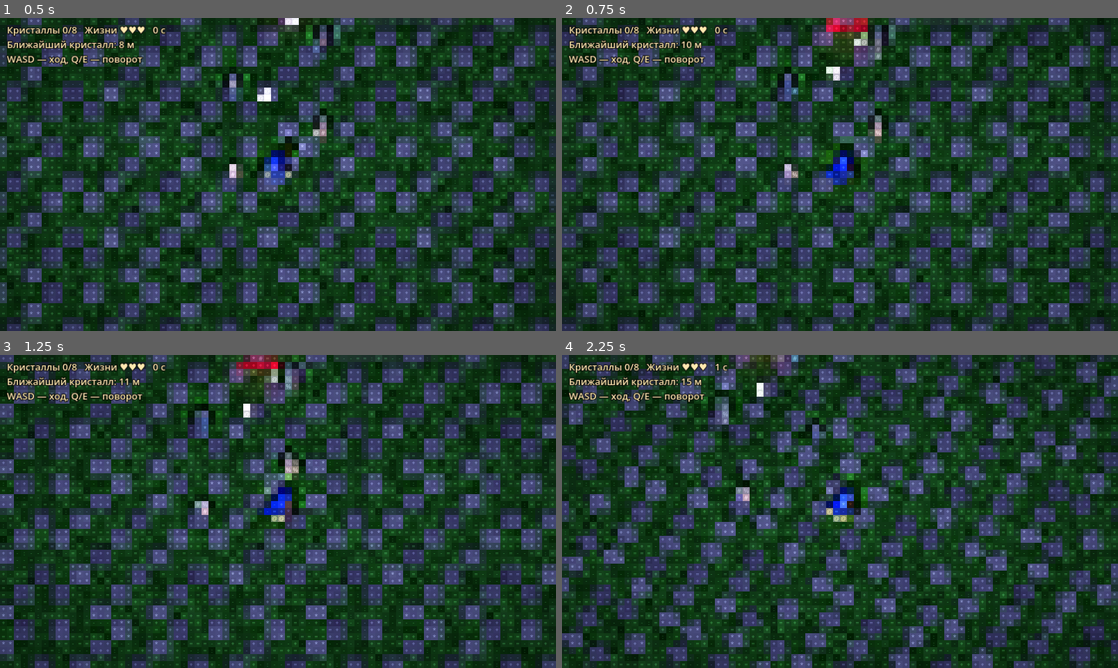
Above: before the commit, frames 1-4 (two rows, left to right).
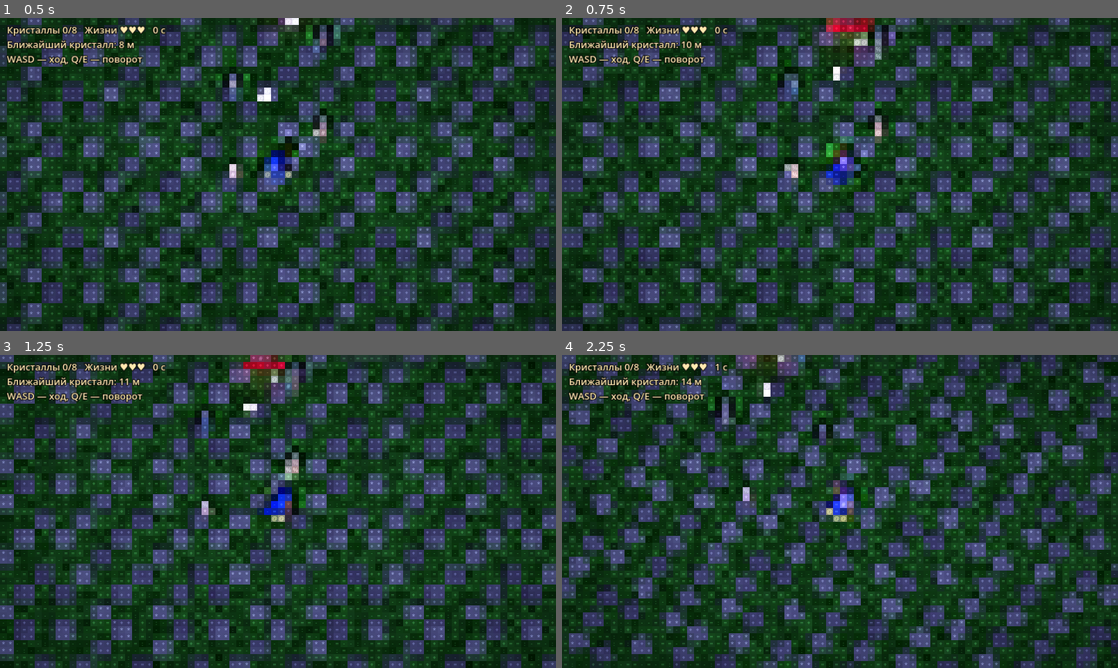
Above: after the commit, the same moments.

Repository: arteick/proxy-test
Game: Godot game, scene res://main.tscn
Two runs of this game, one before a commit and one after it. Both use one fixed random seed, a clock stepped at 60 frames per second and the inputs below.
Inputs (mouse positions are in pixels of both pictures, inside the frame that each line leads up to):
- Up to frame 1 (0.5 s): no input
- Up to frame 2 (0.75 s): tap Enter at 0.5 s; move the mouse to (962, 158) at 0.52 s; hold D from 0.53 s (still down); tap R at 0.6 s; click (962, 158) at 0.67 s
- Up to frame 3 (1.25 s): keep holding D
- Up to frame 4 (2.25 s): move the mouse to (728, 527) at 1.27 s; release D at 1.28 s; hold S 1.28-2.03 s; tap Q at 1.35 s; click (728, 527) at 1.42 s; move the mouse to (895, 442) at 2.02 s; hold D from 2.03 s (still down); hold E from 2.03 s (still down); click (895, 442) at 2.17 s

Frame 1 is identical in both runs. In frame 2, 20% of the frame differs, in the area x 0-100%, y 0-100%; in frame 3, 20%; in frame 4, 38%.

Commit message:
Чат: огненный шар мага
Co-Authored-By: Claude Sonnet 5.5 <noreply@anthropic.com>
Claude-Session: https://claude.ai/code/session_01Hh6cswp935rwqqsuvLEFeR

Diff:
--- /dev/null
+++ b/godot/scripts/fireball.gd
@@ -0,0 +1,73 @@
+extends RefCounted
+# Огненный шар мага: логика состояний без сцены (тестируется headless) и маленькая модель-вид.
+# ЛКМ удержание — раскрутка посоха и рост шара; отпустить — шар летит вперёд; ПКМ при удержании ЛКМ — отмена, шар гаснет.
+
+const CHARGE_TIME := 2.0 # секунд до полного шара
+const MIN_CHARGE := 0.15 # меньший шар при отпускании просто гаснет
+const FADE_TIME := 1.5
+const FLY_SPEED := 6.0 # шар летит медленно
+const FLY_LIFE := 3.0
+const SLOW := 0.4 # множитель скорости героя при раскрутке
+const MAX_RADIUS := 0.7
+
+var state := "charging" # charging | flying | fading | gone
+var charge := 0.0
+var fade := 1.0
+var life := FLY_LIFE
+var pos := Vector3.ZERO
+var dir := Vector3.ZERO
+
+# Герой замедляется, только пока шар копится.
+static func speed_mult(ball) -> float:
+	return SLOW if ball != null and ball.state == "charging" else 1.0
+
+func radius() -> float:
+	return MAX_RADIUS * (0.15 + 0.85 * charge) * fade
+
+# Один шаг. lmb/rmb — кнопки мыши сейчас. Отпускание ЛКМ запускает шар (state -> flying), ПКМ — отмена (fading).
+func update(dt: float, lmb: bool, rmb: bool) -> void:
+	match state:
+		"charging":
+			if rmb and lmb:
+				state = "fading"
+			elif not lmb:
+				state = "flying" if charge >= MIN_CHARGE else "gone"
+			else:
+				charge = minf(1.0, charge + dt / CHARGE_TIME)
+		"flying":
+			pos += dir * FLY_SPEED * dt
+			life -= dt
+			if life <= 0.0:
+				state = "gone"
+		"fading":
+			fade -= dt / FADE_TIME
+			if fade <= 0.0:
+				state = "gone"
+
+static func make_node(parent: Node3D) -> Node3D:
+	var n := Node3D.new()
+	var m := StandardMaterial3D.new()
+	m.albedo_color = Color("ff7a1a")
+	m.emission_enabled = true
+	m.emission = Color("ff5a00")
+	m.emission_energy_multiplier = 3.0
+	var s := SphereMesh.new(); s.radius = 1.0; s.height = 2.0
+	s.radial_segments = 12; s.rings = 6
+	var mi := MeshInstance3D.new()
+	mi.mesh = s
+	mi.material_override = m
+	n.add_child(mi)
+	var l := OmniLight3D.new()
+	l.light_color = Color("ff7a1a")
+	l.omni_range = 8.0
+	n.add_child(l)
+	n.set_meta("light", l)
+	parent.add_child(n)
+	return n
+
+# scale_k — масштаб героя (Move.marker_scale), чтобы шар не терялся на дальнем виде.
+static func apply(n: Node3D, ball, scale_k: float, t: float) -> void:
+	var r: float = ball.radius() * scale_k * (1.0 + sin(t * 18.0) * 0.06)
+	n.position = ball.pos
+	n.scale = Vector3.ONE * maxf(r, 0.001)
+	n.get_meta("light").light_energy = 2.5 * ball.fade * (0.3 + 0.7 * ball.charge) / maxf(r, 0.001)
--- a/godot/scripts/hero.gd
+++ b/godot/scripts/hero.gd
@@ -5,6 +5,7 @@
 const CAPE_LEN := 0.42
 const STAFF_GRIP := 1.0 # высота pivot посоха над землёй (низ шеста = 0)
 const STAFF_Z := -0.55 # посох впереди героя (он смотрит в -Z)
+const STAFF_OVERHEAD := 2.9 # высота вращающегося посоха над героем
 const ARM_REACH := 0.7 # правая рука вынесена вперёд к посоху (+rotation.x по X тянет кисть в -Z)
 
 var body := Node3D.new()
@@ -14,6 +15,9 @@
 var step_phase := 0.0
 var amp := 0.0
 var prev_face := 0.0
+var casting := false # ЛКМ: посох раскручивается над головой
+var cast_amt := 0.0
+var spin := 0.0
 var arm_l := Node3D.new(); var arm_r := Node3D.new()
 var leg_l := Node3D.new(); var leg_r := Node3D.new()
 
@@ -151,10 +155,12 @@
 	body.rotation.y = s * 0.14 * amp
 	body.rotation.z = -s * 0.05 * amp
 	# правая рука тянется вперёд; посох стоит на земле, при шаге переставляется вперёд-назад и чуть отрывается
-	arm_r.rotation.x = ARM_REACH
-	staff.position.z = STAFF_Z - c * 0.14 * amp
-	staff.position.y = STAFF_GRIP + maxf(0.0, s) * 0.12 * amp
-	staff.rotation.x = -0.06 + c * 0.05 * amp
+	cast_amt = lerpf(cast_amt, 1.0 if casting else 0.0, minf(1.0, dt * 6.0))
+	spin += dt * 14.0 * cast_amt
+	arm_r.rotation.x = lerpf(ARM_REACH, 2.9, cast_amt)
+	staff.position = Vector3(0.47, STAFF_GRIP, STAFF_Z - c * 0.14 * amp).lerp(Vector3(0, STAFF_OVERHEAD, 0), cast_amt)
+	staff.position.y += maxf(0.0, s) * 0.12 * amp * (1.0 - cast_amt)
+	staff.rotation = Vector3(-0.06 + c * 0.05 * amp, 0.0, 0.0).lerp(Vector3(0.0, spin, PI / 2.0), cast_amt)
 	# шлейф: пружина по скорости поворота героя (влево-вправо) + волна вдоль ткани при ходьбе
 	cape_lag = lerpf(cape_lag, clampf(-turn * 0.06, -0.8, 0.8), minf(1.0, dt * 6.0))
 	for i in cape_segs.size():
--- a/godot/scripts/world.gd
+++ b/godot/scripts/world.gd
@@ -7,6 +7,7 @@
 const Level = preload("res://scripts/level.gd")
 const Actors = preload("res://scripts/actors.gd")
 const Lighting = preload("res://scripts/lighting.gd")
+const Fireball = preload("res://scripts/fireball.gd")
 # Сцена целиком в коде: колонны, персонаж, свет, камера и ASCII-постобработка.
 
 const FAR := 60.0
@@ -30,6 +31,10 @@
 var hud: Label
 var ascii_mat: ShaderMaterial
 var run_seed := 1
+var ball: Fireball # шар, который копится над головой
+var ball_node: Node3D
+var flying: Array = [] # [Fireball, Node3D]
+var ball_blocked := false # после отмены ждём отпускания ЛКМ
 
 func _ready() -> void:
 	colliders = Level.build(self) + Level.build_ruins(self)
@@ -106,17 +111,51 @@
 		light.flash()
 	hud.text = Hud.text(game, hero.position)
 
+func _update_fireball(dt: float, lmb: bool, rmb: bool) -> void:
+	if not lmb:
+		ball_blocked = false
+	var ms := Move.marker_scale(zoom)
+	if ball == null and lmb and not rmb and not ball_blocked and game.state == "play":
+		ball = Fireball.new()
+		ball_node = Fireball.make_node(self)
+	if ball != null:
+		ball.update(dt, lmb, rmb)
+		ball.pos = hero.position + Vector3(0, 3.7 * ms, 0)
+		if ball.state == "fading":
+			ball_blocked = true
+		if ball.state == "flying":
+			ball.dir = Vector3(0, 0, -1).rotated(Vector3.UP, hero.rotation.y)
+			ball.pos = hero.position + Vector3(0, 3.7 * ms, 0) + ball.dir * 0.8
+			flying.append([ball, ball_node])
+			ball = null
+		elif ball.state == "gone":
+			ball_node.queue_free()
+			ball = null
+		else:
+			Fireball.apply(ball_node, ball, ms, t)
+	for f in flying.duplicate():
+		f[0].update(dt, false, false)
+		if f[0].state == "gone":
+			f[1].queue_free()
+			flying.erase(f)
+		else:
+			Fireball.apply(f[1], f[0], ms, t)
+
 func _process(dt: float) -> void:
 	t += dt
 	yaw += (float(Input.is_physical_key_pressed(KEY_Q)) - float(Input.is_physical_key_pressed(KEY_E))) * 1.8 * dt
 	var wasd := Vector2(
 		float(Input.is_physical_key_pressed(KEY_D)) - float(Input.is_physical_key_pressed(KEY_A)),
 		float(Input.is_physical_key_pressed(KEY_W)) - float(Input.is_physical_key_pressed(KEY_S)))
+	var lmb := Input.is_mouse_button_pressed(MOUSE_BUTTON_LEFT)
+	var rmb := Input.is_mouse_button_pressed(MOUSE_BUTTON_RIGHT)
+	_update_fireball(dt, lmb, rmb)
 	var dir := Move.wish_dir(wasd, yaw) if game.state == "play" else Vector3.ZERO
 	moving = dir != Vector3.ZERO
 	if moving:
-		hero.position = Move.step(hero.position, dir, SPEED, dt, HERO_R, colliders)
+		hero.position = Move.step(hero.position, dir, SPEED * Fireball.speed_mult(ball), dt, HERO_R, colliders)
 		hero.rotation.y = lerp_angle(hero.rotation.y, atan2(-dir.x, -dir.z), minf(1.0, dt * 12.0))
+	hero.casting = ball != null and ball.state == "charging"
 	hero.animate(dt, moving, t)
 	var base := hero.position
 	var m := get_viewport().get_mouse_position() / Vector2(get_viewport().get_visible_rect().size)
--- a/godot/tests/run.gd
+++ b/godot/tests/run.gd
@@ -6,6 +6,7 @@
 const Hud = preload("res://scripts/hud.gd")
 const Level = preload("res://scripts/level.gd")
 const Actors = preload("res://scripts/actors.gd")
+const Fireball = preload("res://scripts/fireball.gd")
 # Запуск: godot --headless --path godot -s tests/run.gd
 
 var fails := 0
@@ -96,5 +97,39 @@
 		amp_move = maxf(amp_move, absf(Actors.flap_angle(k * 0.01, true)))
 		amp_idle = maxf(amp_idle, absf(Actors.flap_angle(k * 0.01, false)))
 	check(amp_move > 0.3 and amp_idle > 0.1 and Actors.WING_FLAP_MOVE > Actors.WING_FLAP_IDLE, "мышь: крылья шевелятся и в движении, и на месте (в движении быстрее)")
+	var fb := Fireball.new()
+	fb.update(1.0, true, false)
+	check(fb.state == "charging" and absf(fb.charge - 0.5) < 0.001 and Fireball.speed_mult(fb) < 1.0, "шар: растёт при удержании ЛКМ, герой замедлен")
+	var r1 := fb.radius()
+	fb.update(5.0, true, false)
+	check(fb.charge == 1.0 and fb.radius() > r1, "шар: заряд ограничен 1, радиус растёт")
+	fb.dir = Vector3(0, 0, -1)
+	fb.update(0.1, false, false)
+	check(fb.state == "flying" and Fireball.speed_mult(fb) == 1.0, "шар: отпустили ЛКМ -> летит, скорость героя норма")
+	fb.update(1.0, false, false)
+	check(absf(fb.pos.z + Fireball.FLY_SPEED) < 0.001, "шар: летит вперёд медленно")
+	fb.update(10.0, false, false)
+	check(fb.state == "gone", "шар: улетев, исчезает")
+	var fc := Fireball.new()
+	fc.update(1.5, true, false)
+	fc.update(0.1, true, true)
+	check(fc.state == "fading" and Fireball.speed_mult(fc) == 1.0, "шар: ПКМ при удержании ЛКМ -> отмена")
+	var rf := fc.radius()
+	fc.update(0.75, true, true)
+	check(fc.state == "fading" and fc.radius() < rf, "шар: после отмены медленно уменьшается")
+	fc.update(1.0, true, true)
+	check(fc.state == "gone", "шар: после отмены пропадает")
+	var ft := Fireball.new()
+	ft.update(0.1, true, false)
+	ft.update(0.1, false, false)
+	check(ft.state == "gone", "шар: короткий клик ничего не запускает")
+	var fn := Fireball.make_node(root)
+	var fz := Fireball.new(); fz.update(1.0, true, false)
+	Fireball.apply(fn, fz, 1.0, 0.0)
+	check(fn.scale.x > 0.1, "шар: узел получает размер")
+	var hz := Hero.new(); root.add_child(hz)
+	hz.casting = true
+	for k in 60: hz.animate(0.05, false, k * 0.05)
+	check(hz.cast_amt > 0.95 and absf(hz.staff.position.y - Hero.STAFF_OVERHEAD) < 0.1, "маг: посох над головой при ЛКМ")
 	root.free()
 	quit(1 if fails else 0)
Not shown, changed: docs/DECISIONS.md
Not shown, changed: docs/MEMORY.md
Not shown, changed: docs/PROGRESS.md
Not shown, changed: docs/ROADMAP.md
Not shown, added: docs/chat/20261026-031306-ej6z.md
